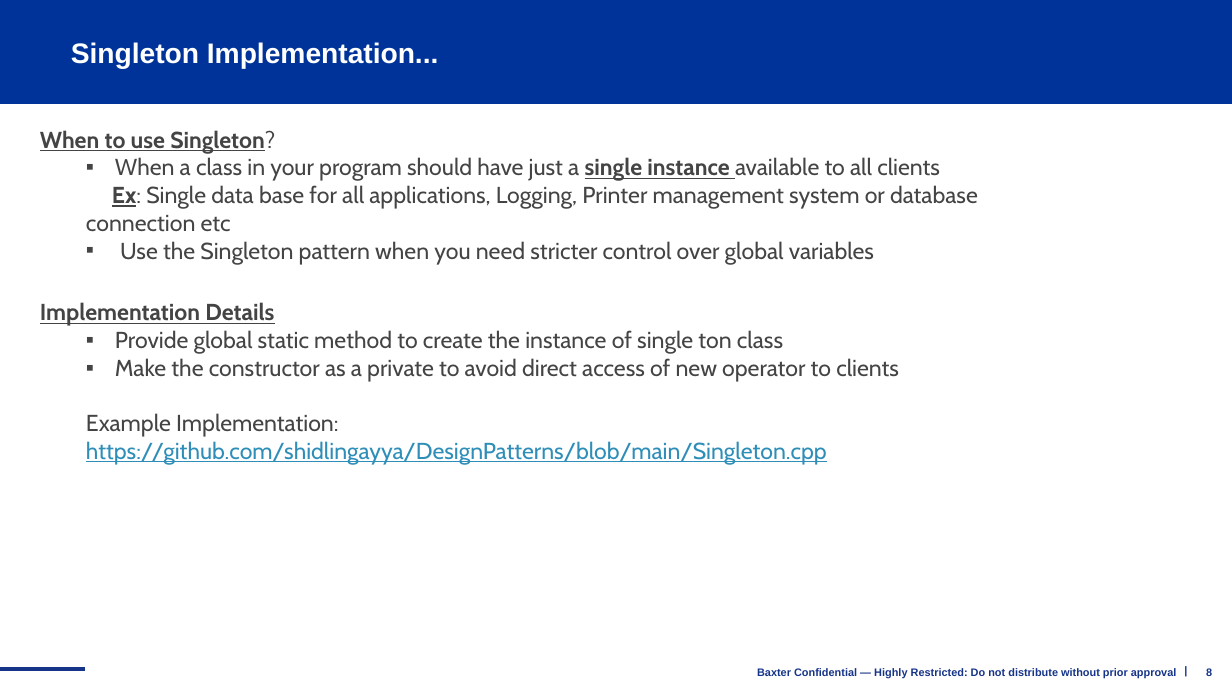
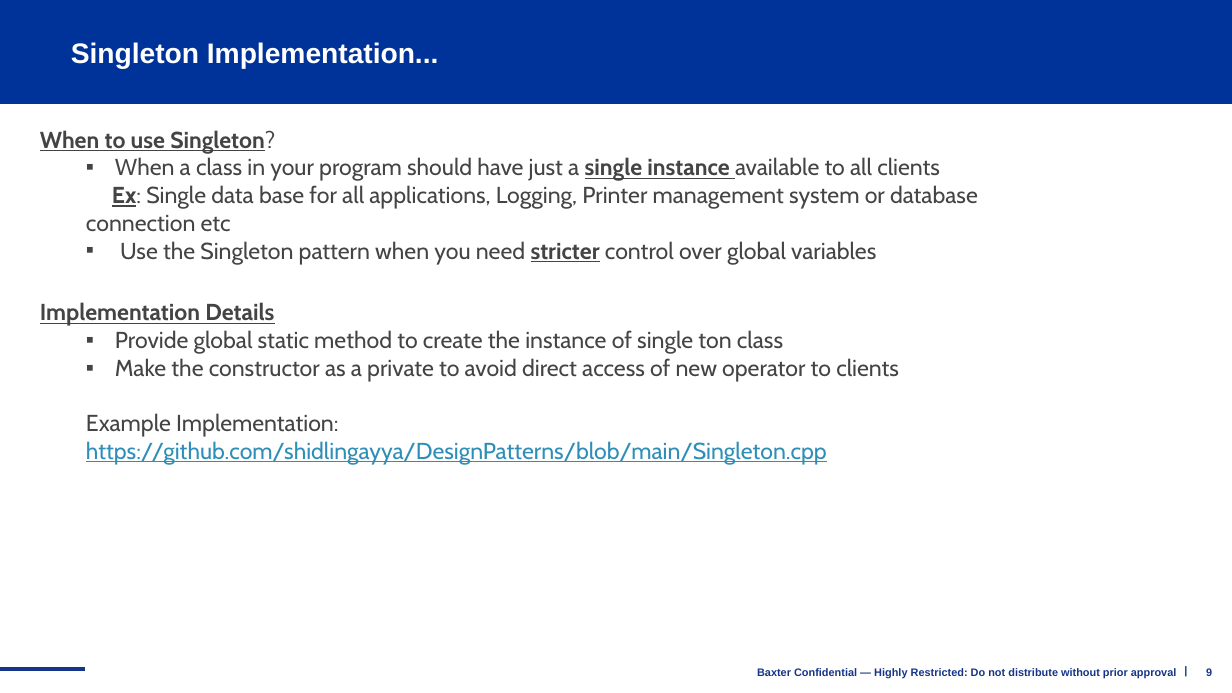
Before and after one commit to shidlingayya/DesignPatterns, a slide deck: slide 9 of C++ Design Patterns.pptx (slide 8 before the commit). Drawn at 1232x693 pixels with LibreOffice and Linux fonts; fonts in the diff are those of the drawing; background and template pictures are left out. Boxes give left, top, right and bottom in pixels: in the first picture for what was removed or moved away, otherwise in the second. Text is boxed around its words. In the diff, an @@ line names an element or a change of style, - is before the commit and + after.

```diff
--- a/C++ Design Patterns.pptx
+++ b/C++ Design Patterns.pptx
@@ text at box(120, 241, 876, 265): bold on, underline on in "stricter" @@
```
Also in this commit, not shown: 11 other slides changed, 14 slides added, 1 slide removed.
